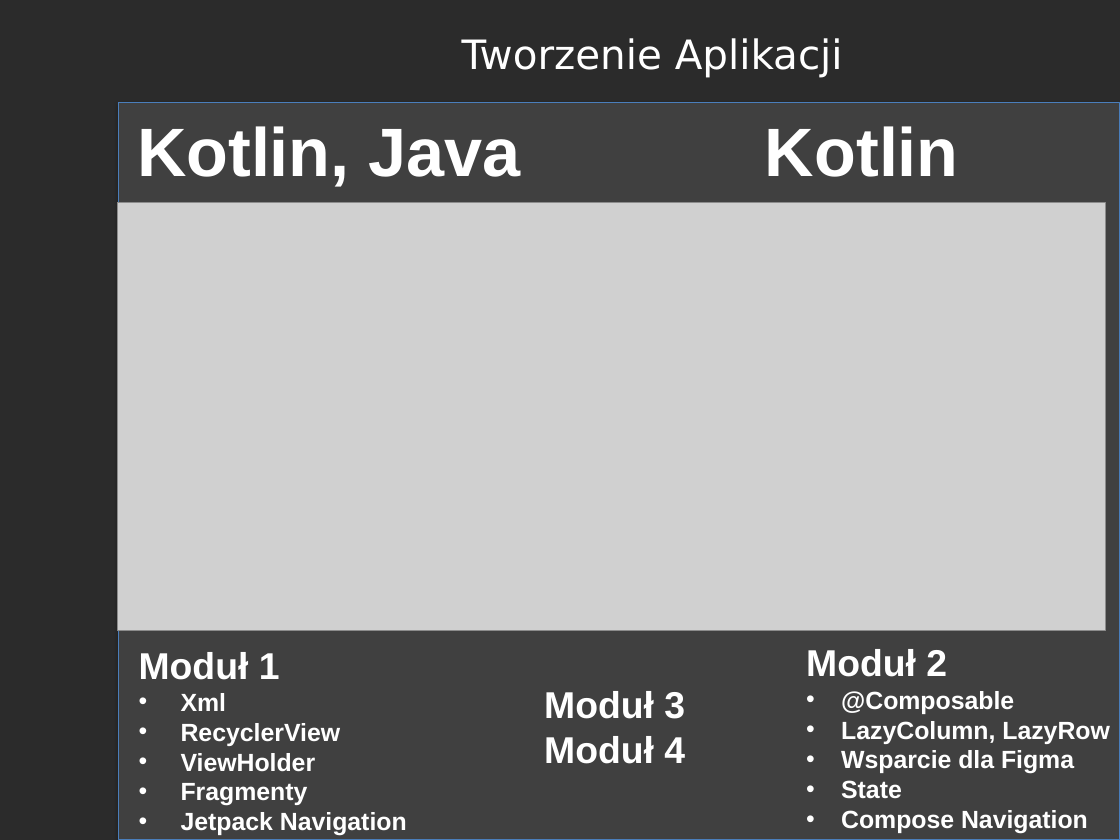
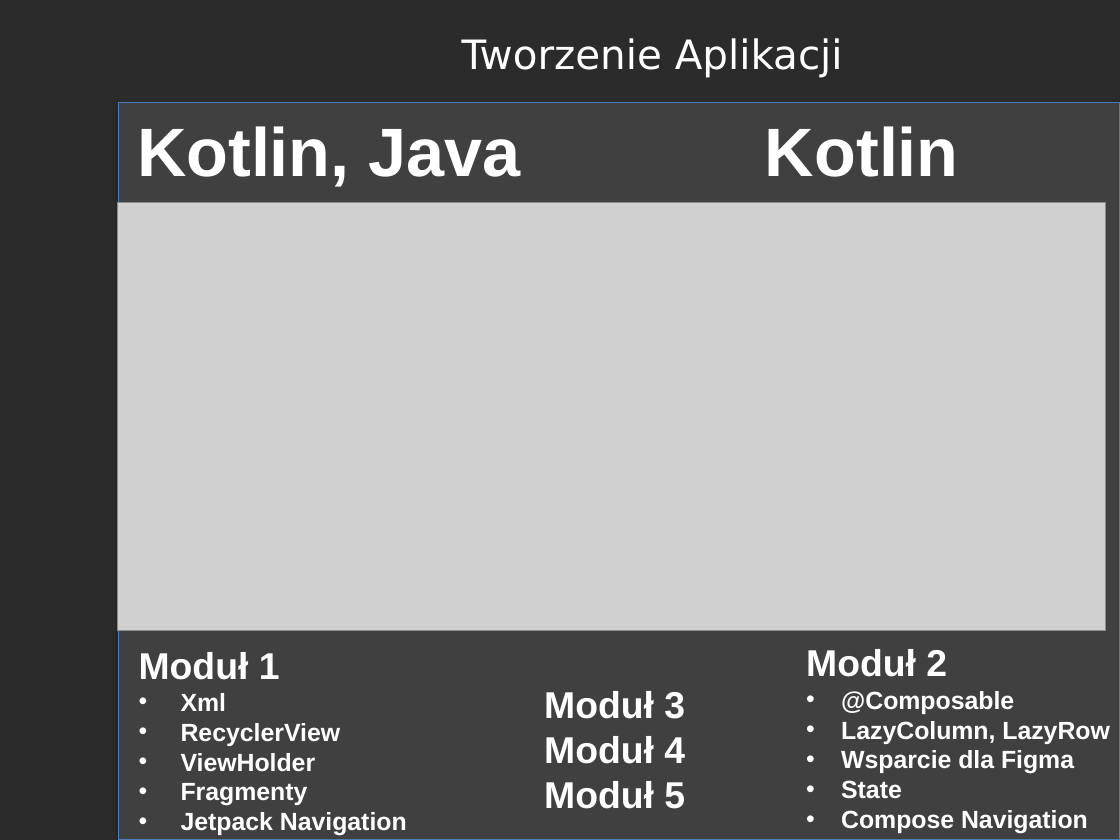
Before and after one commit to RafLew84/PUM, a slide deck: slide 5 of 2024-2025/Wyk/Wyklad0.pptx. Drawn at 1120x840 pixels with LibreOffice and Linux fonts; fonts in the diff are those of the drawing; grey boxes stand for pictures; background and template pictures are left out; a plain dark background stands for a picture behind light text. Boxes give left, top, right and bottom in pixels: in the first picture for what was removed or moved away, otherwise in the second. Text is boxed around its words. In the diff, an @@ line names an element or a change of style, - is before the commit and + after.

```diff
--- a/2024-2025/Wyk/Wyklad0.pptx
+++ b/2024-2025/Wyk/Wyklad0.pptx
@@ text at <box>544,781,685,809</box>: paragraph added @@
+Moduł 5
```
Also in this commit, not shown: 2 other slides changed, 1 other file.
